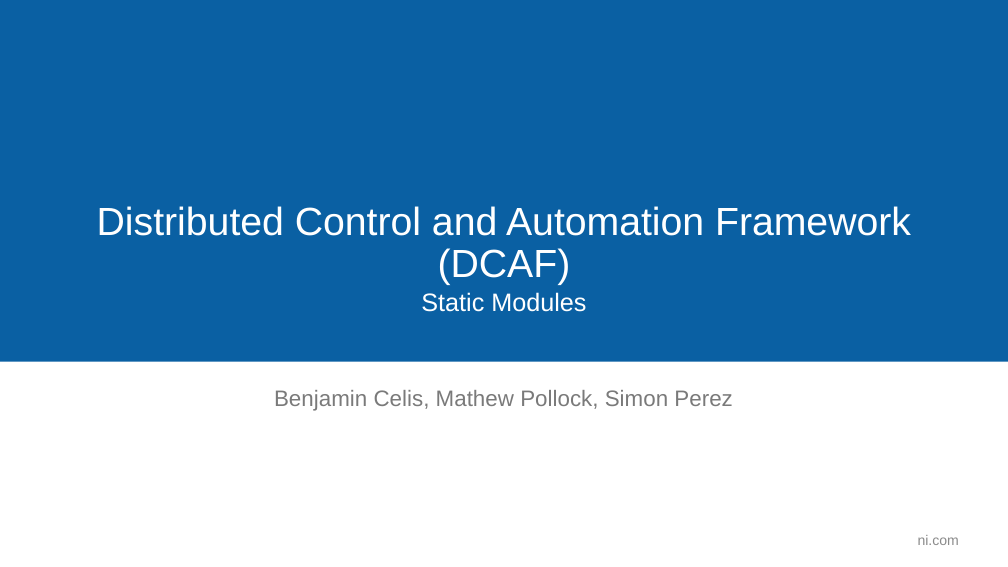
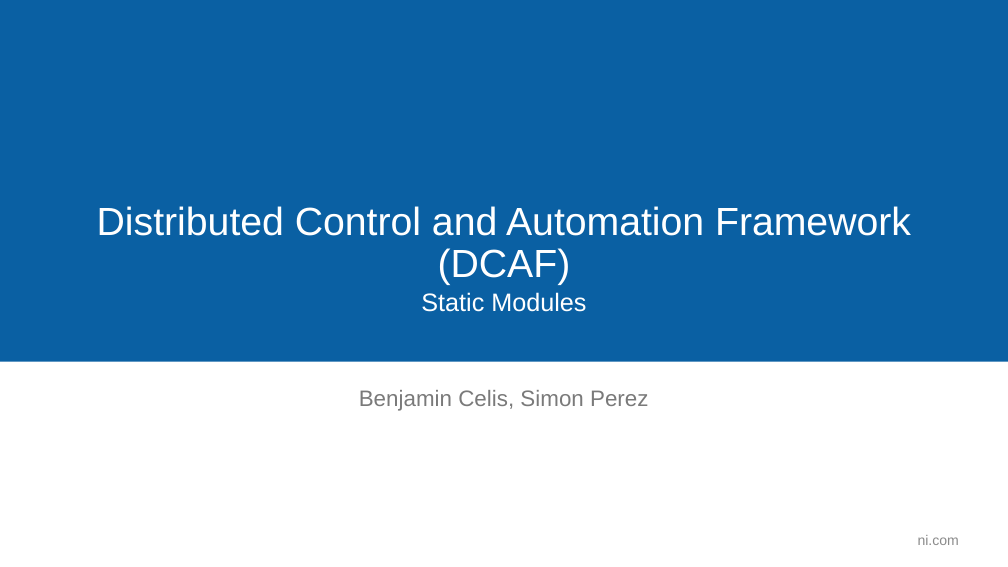
Before and after one commit to LabVIEW-DCAF/Documentation, a slide deck: slide 1 of Trunk/Getting Started Material/DCAF Training/6 Static Modules.pptx. Drawn at 1008x567 pixels with LibreOffice and Linux fonts; fonts in the diff are those of the drawing; background and template pictures are left out. Boxes give left, top, right and bottom in pixels: in the first picture for what was removed or moved away, otherwise in the second. Text is boxed around its words. In the diff, an @@ line names an element or a change of style, - is before the commit and + after.

```diff
--- a/Trunk/Getting Started Material/DCAF Training/6 Static Modules.pptx
+++ b/Trunk/Getting Started Material/DCAF Training/6 Static Modules.pptx
@@ text at [359,390,648,411]: text changed @@
-Benjamin Celis, Mathew Pollock, Simon Perez
+Benjamin Celis, Simon Perez
```
Also in this commit, not shown: 3 other slides changed, 4 slides added, 1 other file.
